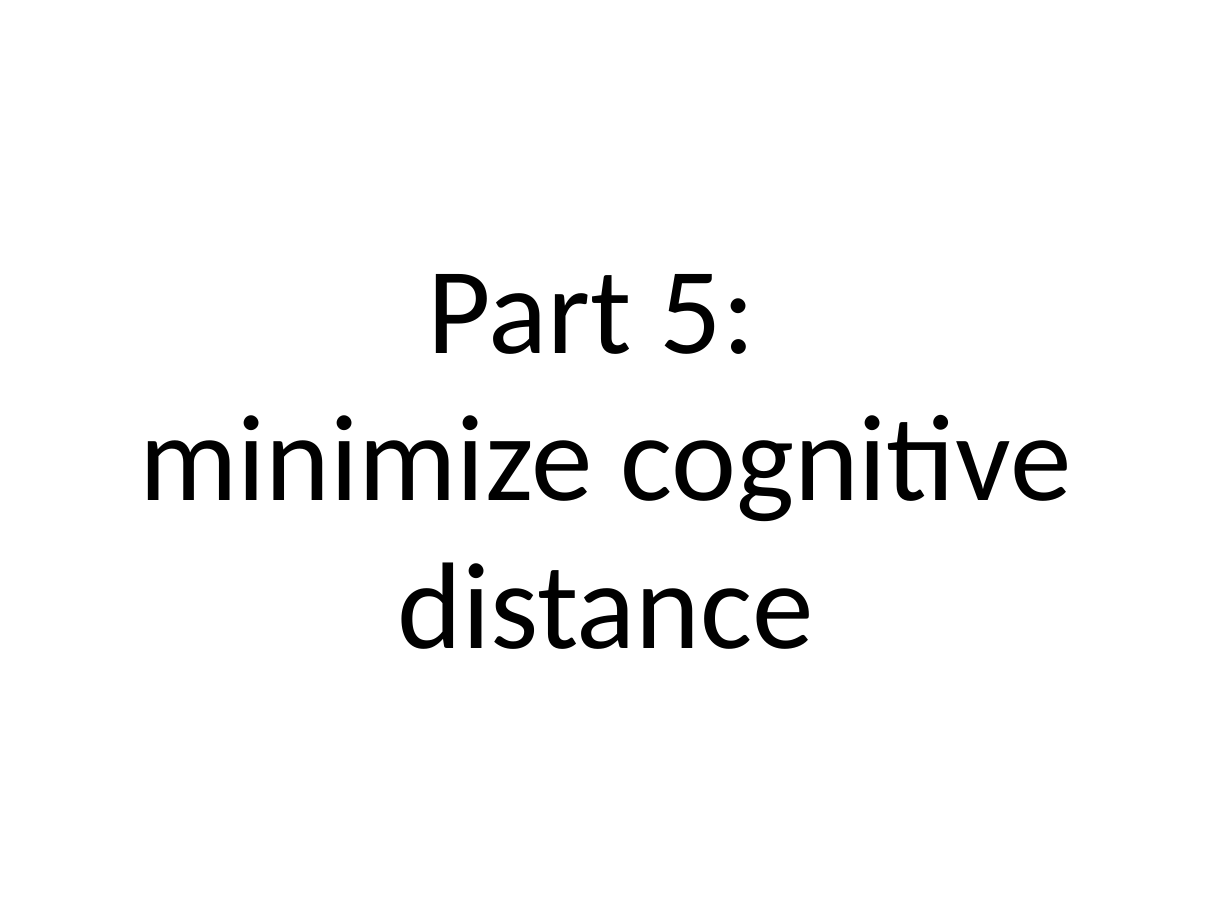
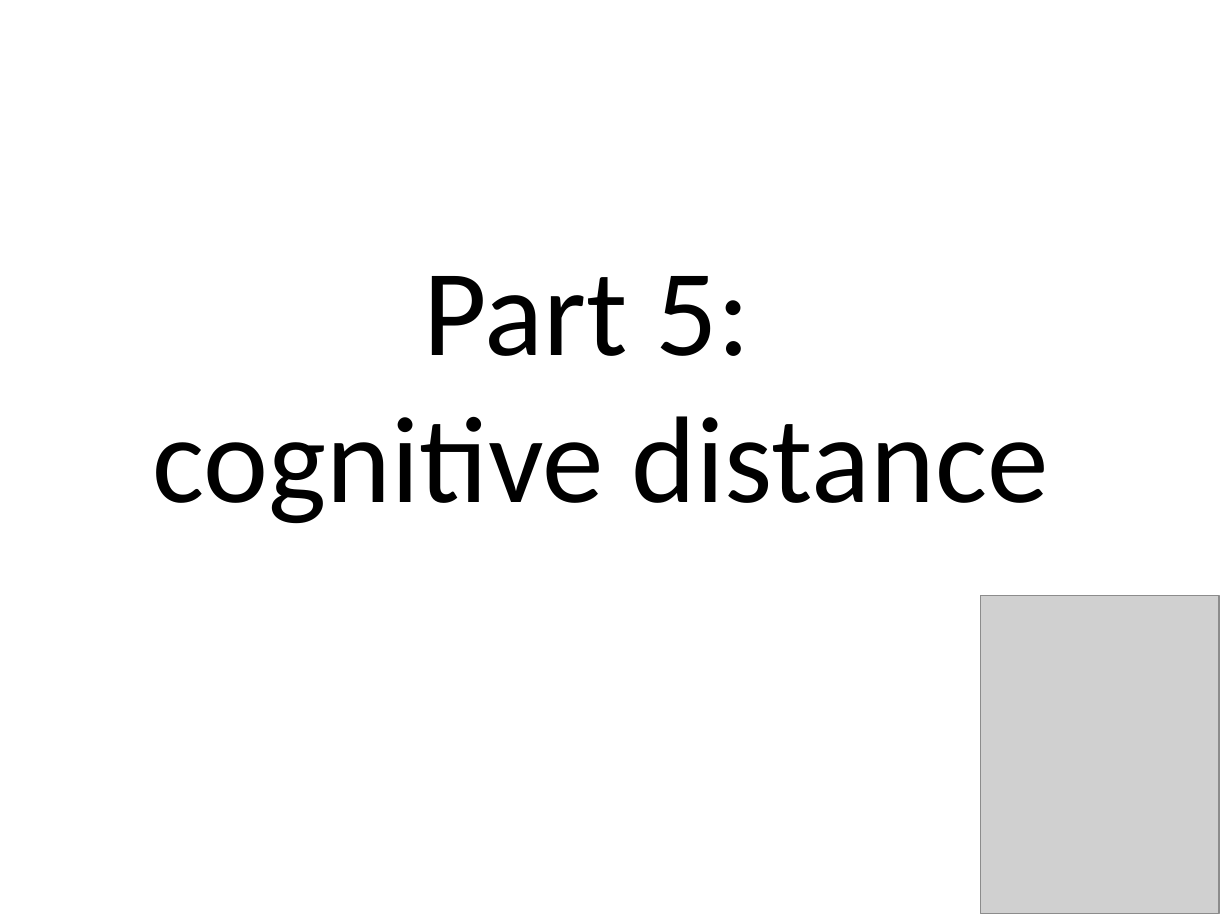
Before and after one commit to benralexander/lv, a slide deck: slide 49 of myD3_latest_c.ppt. Drawn at 1232x924 pixels with LibreOffice and Linux fonts; fonts in the diff are those of the drawing; grey boxes stand for pictures. Boxes give left, top, right and bottom in pixels: in the first picture for what was removed or moved away, otherwise in the second. Text is boxed around its words. In the diff, an @@ line names an element or a change of style, - is before the commit and + after.

```diff
--- a/myD3_latest_c.ppt
+++ b/myD3_latest_c.ppt
@@ title at [153, 276, 1048, 524]: text changed @@
-Part 5:
-minimize cognitive distance
+Part 5:
+cognitive distance
@@ picture added at [981, 595, 1220, 913] @@
```
Also in this commit, not shown: 4 other slides changed, 4 other files.
